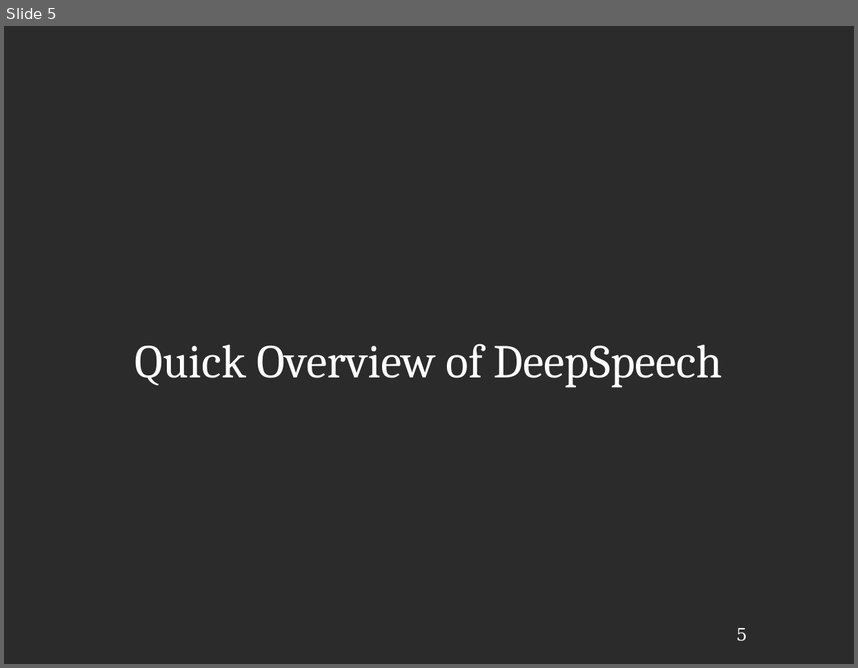
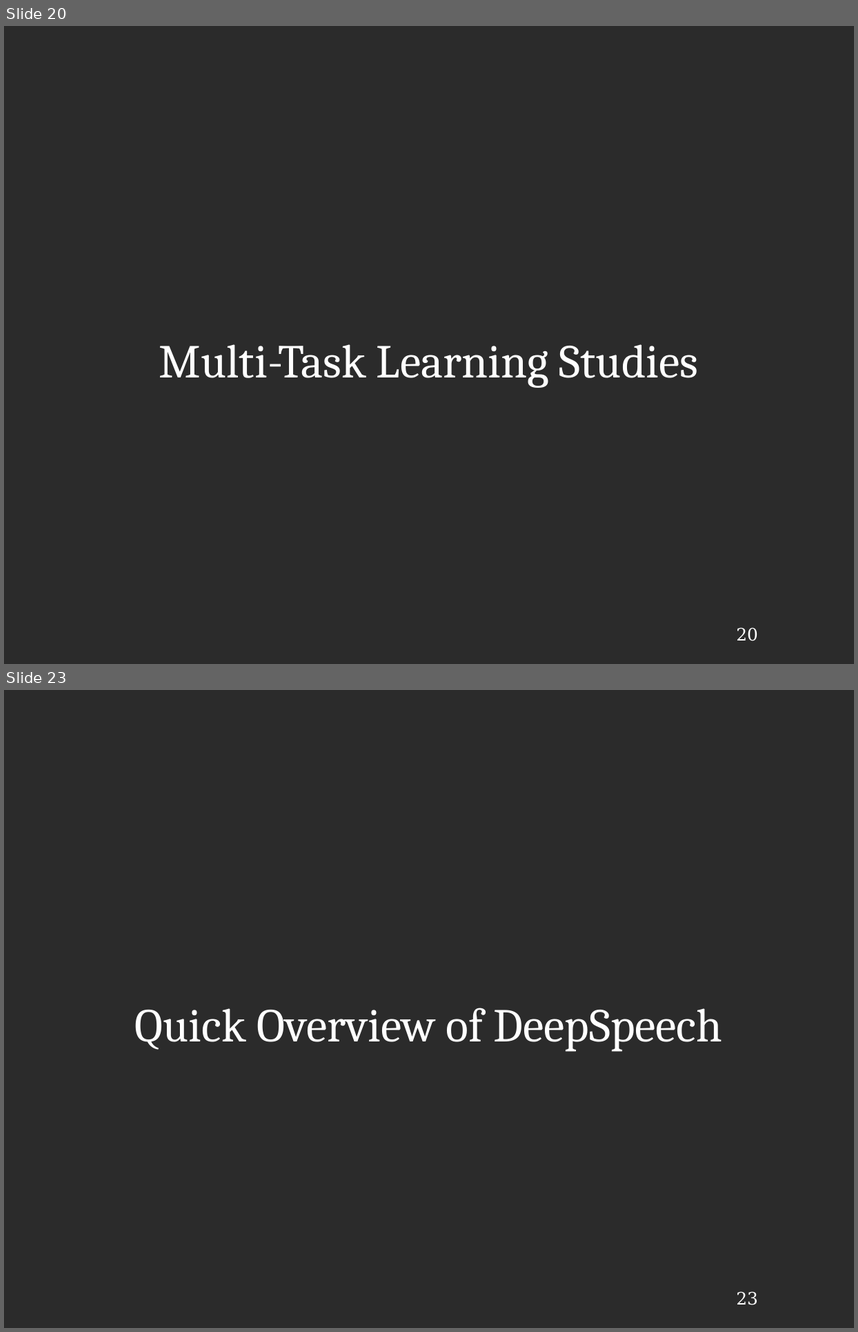
Before and after one commit to JRMeyer/defense, a slide deck: defense.odp. Shown one above the other, each under a label of ours: slide 5 before the commit, slides 20 and 23 after it; the slides between them are not shown. The pictures are 858x668 and 858x1332 pixels, drawn with LibreOffice and Linux fonts; fonts in the diff are those of the drawing; background and template pictures are left out; a plain dark background stands for a picture behind light text. Boxes give left, top, right and bottom in pixels: in the first picture for what was removed or moved away, otherwise in the second. Text is boxed around its words. In the diff, an @@ line names an element or a change of style, - is before the commit and + after.

```diff
--- a/defense.odp
+++ b/defense.odp
@@ slide 20 added at (4,26,854,664), background picture (left out); not listed: 1 template element that a slide beside it also shows @@
@@ title added at (159,344,699,388), 44 pt, text #FFFFFF @@
+Multi-Task Learning Studies
@@ what was slide 5 is now slide 23 @@
@@ page number at (736,1291,758,1305): text changed @@
-5
+23
```
Also in this commit, not shown: 18 other slides added, 1 slide removed, 2 other files.
